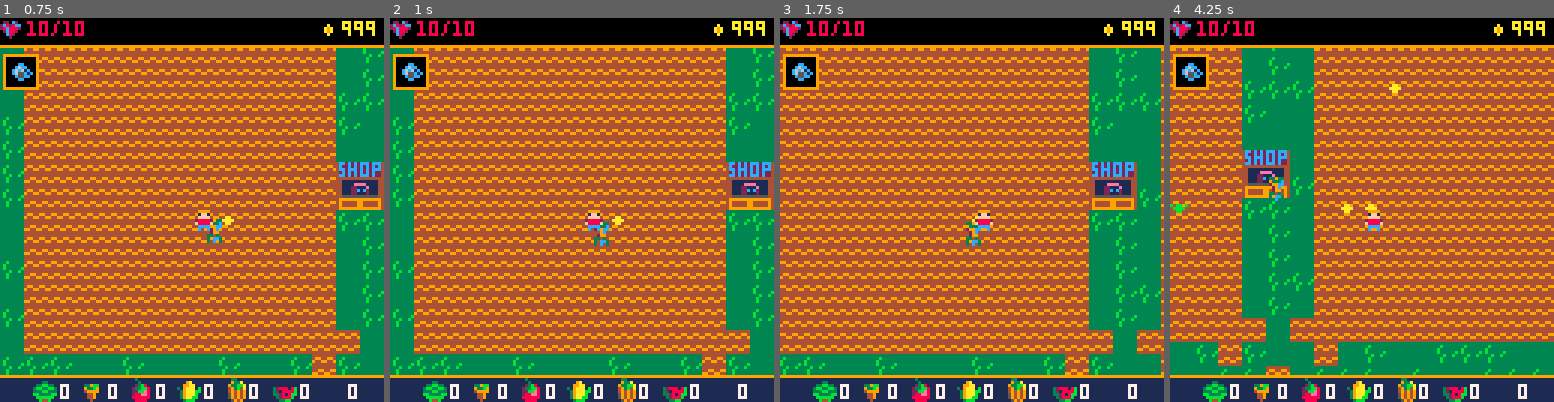
Above: before the commit, frames 1-4 (left to right).
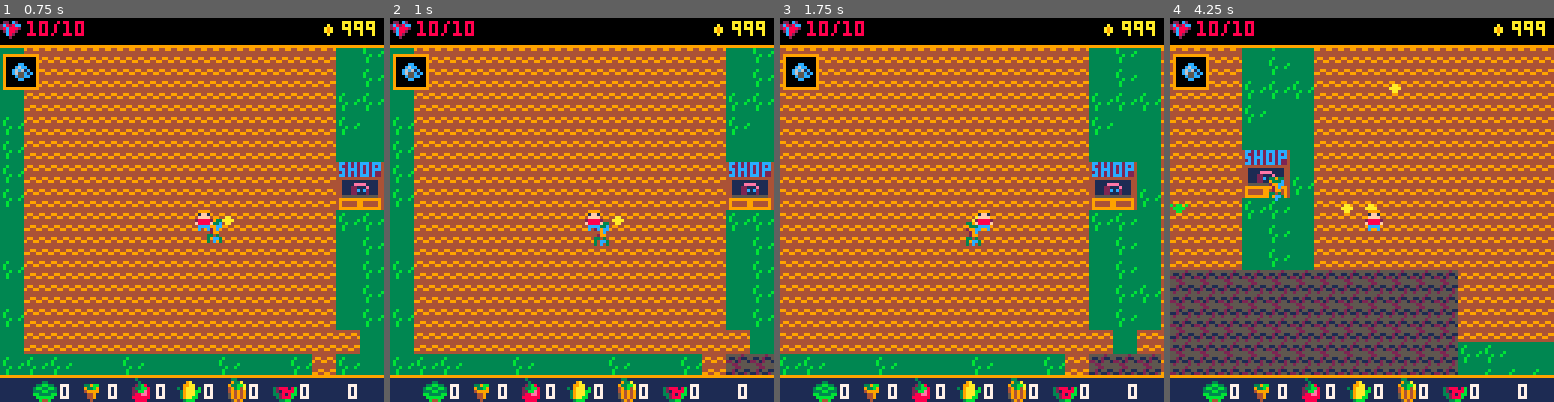
Above: after the commit, the same moments.

Repository: alexjbusch/GameJam2020
Game: PICO-8 cartridge GMTK-GameJam2020-Game/necrofarmicon.p8
The game is run twice, just before and just after one commit, with the same random seed, the same clock (stepped at 60 frames per second) and the same inputs.
Inputs:
- Up to frame 1 (0.75 s): tap X (X key) at 0.33 s; tap O (Z key) at 0.7 s
- Up to frame 2 (1 s): no input
- Up to frame 3 (1.75 s): tap X (X key) at 1.07 s; hold Right from 1.6 s (still down); tap O (Z key) at 1.7 s
- Up to frame 4 (4.25 s): tap X (X key) at 1.85, 2.97, 4.08 s; release Right at 2.1 s; tap O (Z key) every 0.4 s from 2.1 to 4.1 s; hold Up 2.15-2.42 s; hold Right 2.47-3.03 s; hold Left 3.08-3.58 s; hold Down 3.63-3.97 s; hold Right from 4.02 s (still down)

Frame 1 is identical in both runs. In frame 2, 0.7% of the frame differs, in the area x 87-100%, y 87-93%; in frame 3, 1.0%; in frame 4, 21%, in the area x 0-75%, y 65-93%.

Commit message:
added corruption function

Diff:
--- a/GMTK-GameJam2020-Game/necrofarmicon.p8
+++ b/GMTK-GameJam2020-Game/necrofarmicon.p8
@@ -23,9 +23,11 @@
 --note that delta_time is 1/30
 --unless _update60, then 1/60
 corr_seed_pos={x=15*8,y=15*8}
--- the position of the
+-- the position in pixels of the
 -- corruption seed on the map
-corruption_range=16
+corruption_range=1--tiles
+corruption_timer=0
+
 boundary_x =256
 boundary_y =256
 
@@ -61,6 +63,7 @@
    end
   end
  end
+ corrupt_dirt()
 end
 
 function _draw()
@@ -88,6 +91,27 @@
  end
 end
 
+function corrupt_dirt()
+ corruption_timer+=delta_time
+ if corruption_timer>1 then
+  local x = corr_seed_pos.x/8
+  local y = corr_seed_pos.y/8
+  local offset_x=-corruption_range
+  local offset_y=-corruption_range
+  while offset_x < corruption_range*2 do
+   while offset_y < corruption_range*2    do
+
+	    mset(x+offset_x,y+offset_y,77)
+
+	   offset_y+=1
+	  end
+	  offset_y=-corruption_range
+	  offset_x+=1
+  end
+  corruption_timer=0
+  corruption_range+=1
+ end
+end
 --utility functions start here
 
 --returns distance between 2 coords
@@ -123,7 +147,6 @@
 seed="pumpkin",
 harvested={lettuce=0,carrot=0,tomato=0,corn=0,melon=0,pumpkin=0,lemon=0},
 running=false,
-anim_timer=0,
 dash_ready=false,
 dash_distance=16,
 dash_cooldown=0,--not implemented
